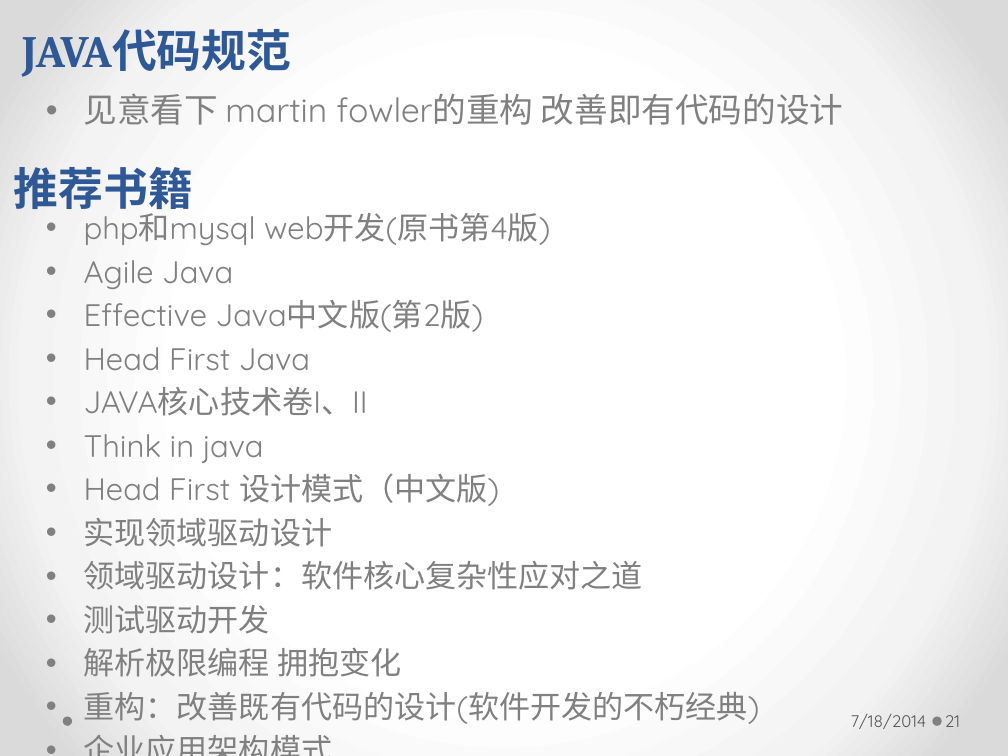
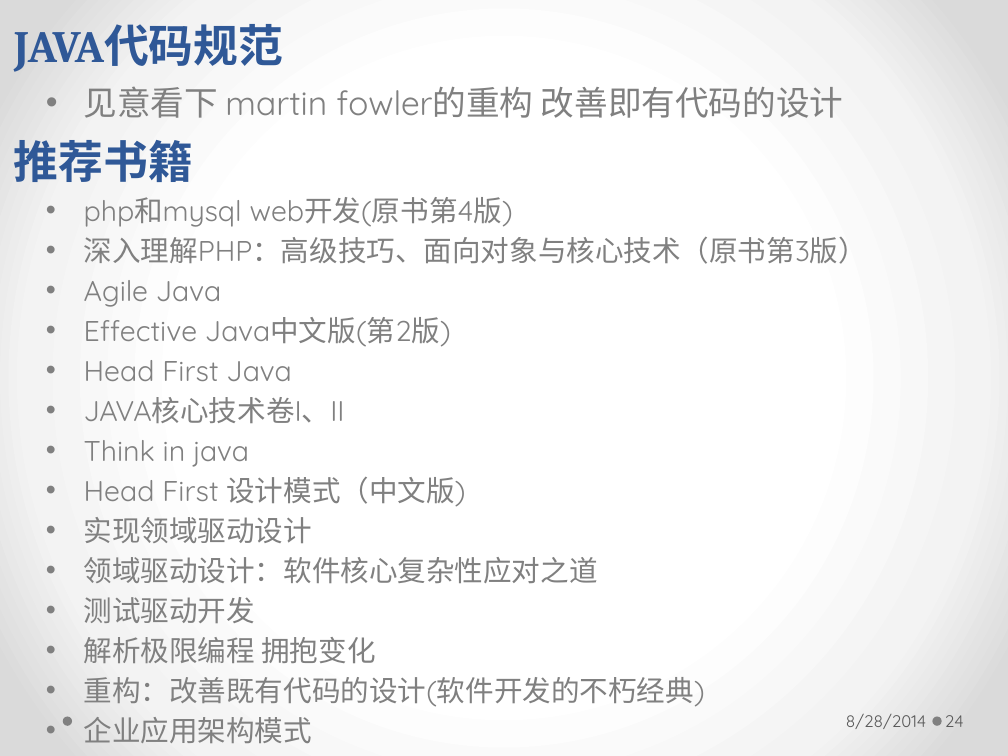
Before and after one commit to longhaisheng/dbroute, a slide deck: slide 24 of dbroute.pptx (slide 21 before the commit). Drawn at 1008x756 pixels with LibreOffice and Linux fonts; fonts in the diff are those of the drawing. Boxes give left, top, right and bottom in pixels: in the first picture for what was removed or moved away, otherwise in the second. Text is boxed around its words. In the diff, an @@ line names an element or a change of style, - is before the commit and + after.

```diff
--- a/dbroute.pptx
+++ b/dbroute.pptx
@@ text "JAVA代码规范": place and size @@
-text "JAVA代码规范" at <box>22,29,291,77</box>
+text "JAVA代码规范" at <box>14,24,283,72</box>
@@ text "见意看下 martin fowler的重构 改善即有代码的设计": place and size @@
-text "见意看下 martin fowler的重构 改善即有代码的设计" at <box>84,94,843,125</box>
+text "见意看下 martin fowler的重构 改善即有代码的设计" at <box>84,87,843,118</box>
@@ text "推荐书籍" rewrapped from <box>14,167,193,216</box> to <box>14,140,193,182</box> @@
@@ text "php和mysql web开发(原书第4版)": place and size @@
-text "php和mysql web开发(原书第4版)" at <box>84,207,760,724</box>
+text "php和mysql web开发(原书第4版)" at <box>84,197,867,743</box>
@@ text at <box>84,197,705,743</box>: size 22.2 to 20.4 pt in "php和mysql web开发(原书第4版)", "Agile Java", "Effective Java中文版(第2版)", "Head First Java" and 10 more places @@
@@ text at <box>84,237,867,264</box>: paragraph added @@
+• 深入理解PHP：高级技巧、面向对象与核心技术（原书第3版）
@@ text at <box>846,714,926,729</box>: text changed @@
-7/18/2014
+8/28/2014
@@ page number at <box>945,715,964,727</box>: text changed @@
-21
+24
```
Also in this commit, not shown: 23 other slides changed, 3 slides added.
